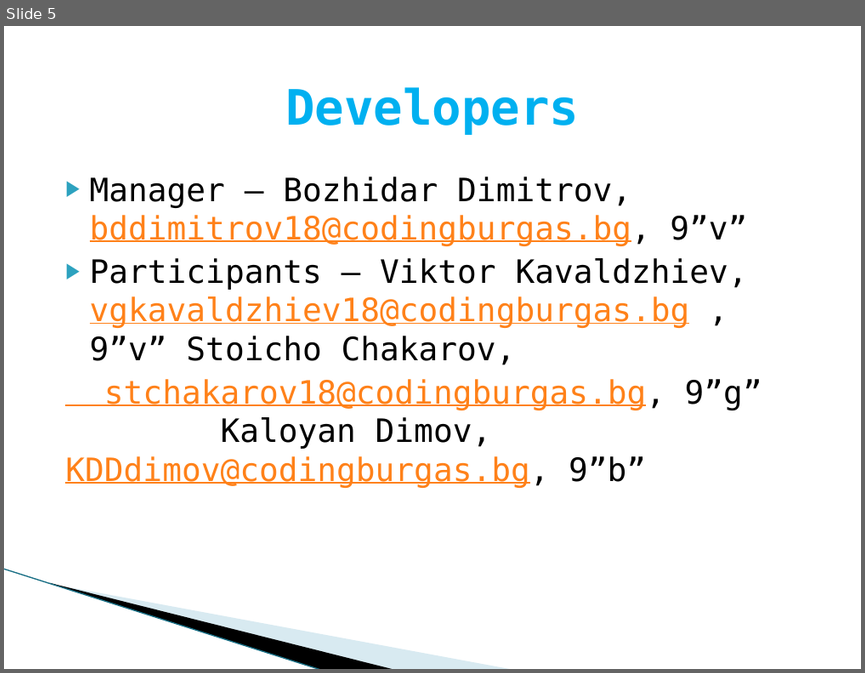
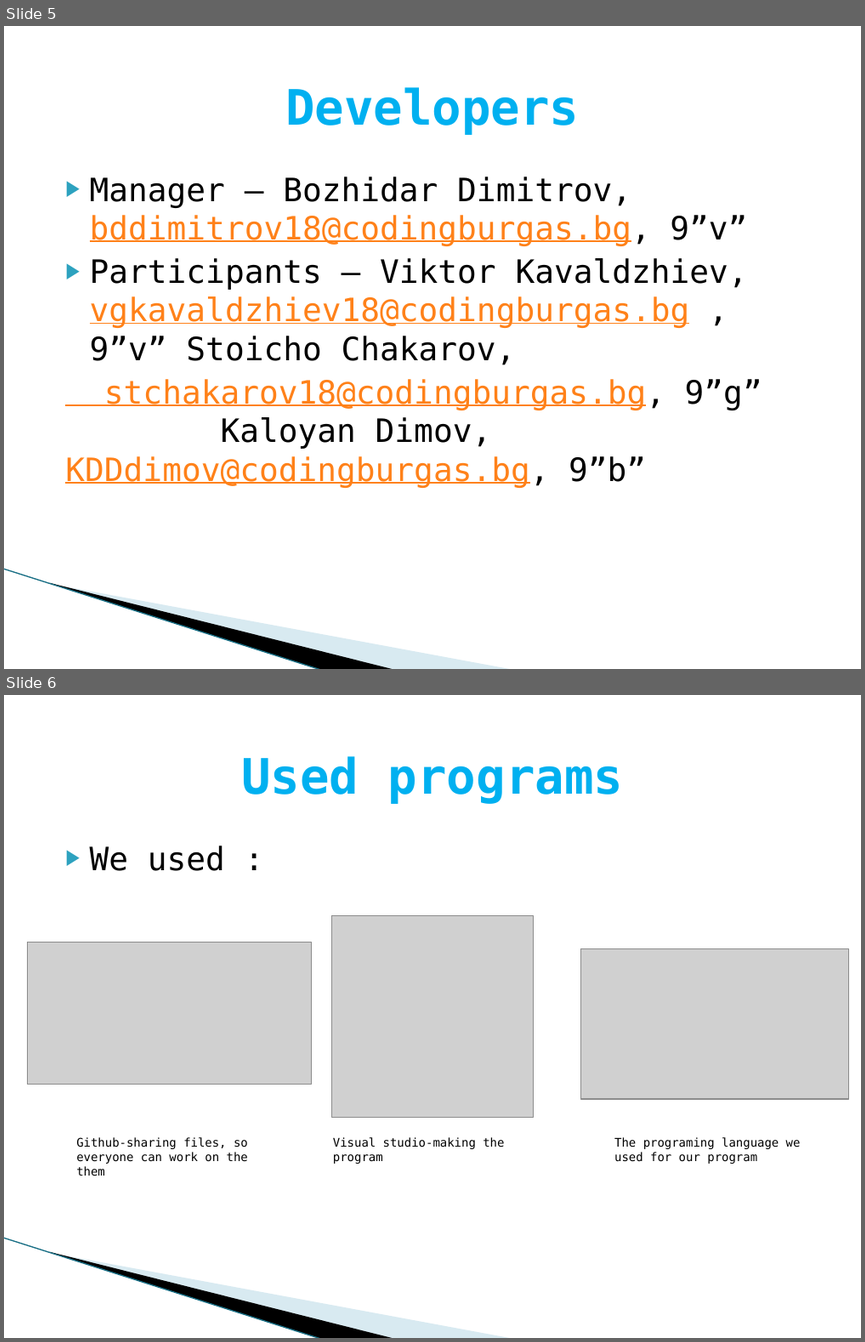
Before and after one commit to vgkavaldzhiev18/StructuresGit, a slide deck: Car Rent Incorporation.pptx. Shown one above the other, each under a label of ours: slide 5 before the commit, slides 5 and 6 after it. The pictures are 865x673 and 865x1342 pixels, drawn with LibreOffice and Linux fonts; fonts in the diff are those of the drawing; grey boxes stand for pictures; background and template pictures are left out. Boxes give left, top, right and bottom in pixels: in the first picture for what was removed or moved away, otherwise in the second. Text is boxed around its words. In the diff, an @@ line names an element or a change of style, - is before the commit and + after.

```diff
--- a/Car Rent Incorporation.pptx
+++ b/Car Rent Incorporation.pptx
@@ slide 6 added at (4,695,861,1338), background #FFFFFF; not listed: 3 template elements that a slide beside it also shows @@
@@ title added at (241,756,623,804), 41 pt, text #00B0F0, bold @@
+Used programs
@@ text added at (90,845,225,871), 27 pt, text #000000 @@
+▶ We used :
@@ picture added at (332,916,533,1117) @@
@@ picture added at (28,941,312,1084) @@
@@ picture added at (580,948,848,1099) @@
@@ text added at (76,1137,248,1176), 10 pt, text #000000 @@
+Github-sharing files, so everyone can work on the them
@@ text added at (333,1137,504,1163), 10 pt, text #000000 @@
+Visual studio-making the program
@@ text added at (614,1137,800,1163), 10 pt, text #000000 @@
+The programing language we used for our program
```
